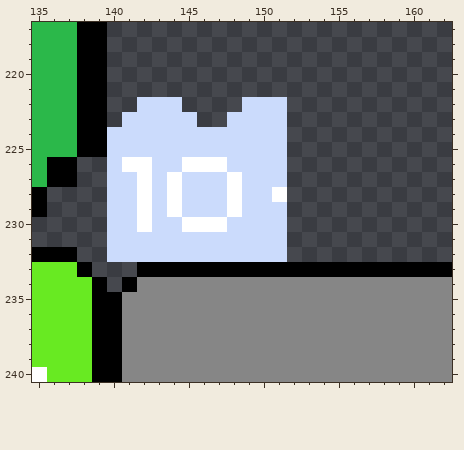
Two states of a pixel-art file, assets/sprites/spritesheet.aseprite. Above: the version before the commit.
512x512 pixels, 1 frame. Colours within 5 levels of each other are drawn and written as one. Shown: x 135..162, y 217..240.
And afterwards:
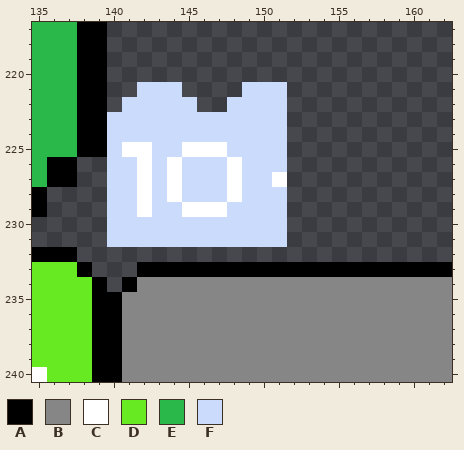
Palette (. is transparent): A #000000  B #868686  C #ffffff  D #68ea22  E #2bb84a  F #cbdbfc
Commit message: load start scene sprites
Difference:
Layer "Inicio":
y 221: x 142..144 ... -> FFF; x 149..151 ... -> FFF
y 222: x 141 . -> F; x 145 . -> F; x 148 . -> F
y 223: x 140 . -> F; x 146..147 .. -> FF
y 225: x 141..142 FF -> CC; x 145..147 FFF -> CCC
y 226: x 141 C -> F; x 144..148 FCCCF -> CFFFC
y 227: x 151 F -> C
y 228: x 151 C -> F
y 229: x 144..148 CFFFC -> FCCCF
y 230: x 142 C -> F; x 145..147 CCC -> FFF
y 232: x 140..151 FFFFFFFFFFFF -> ............
Boxes around the changes in both pictures, in picture pixels (x1, y1, x2, y2):
changed: (107, 82, 287, 262)
